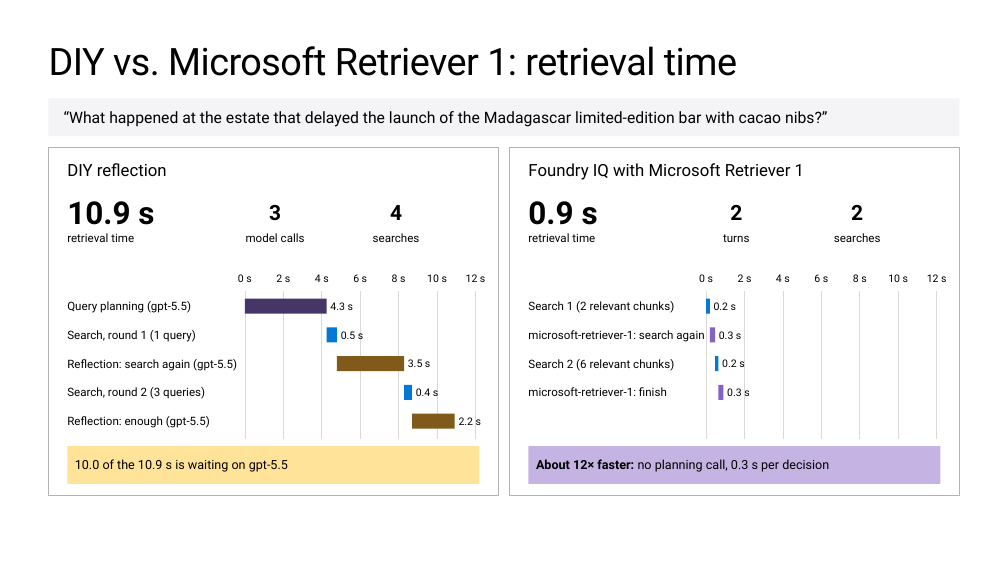
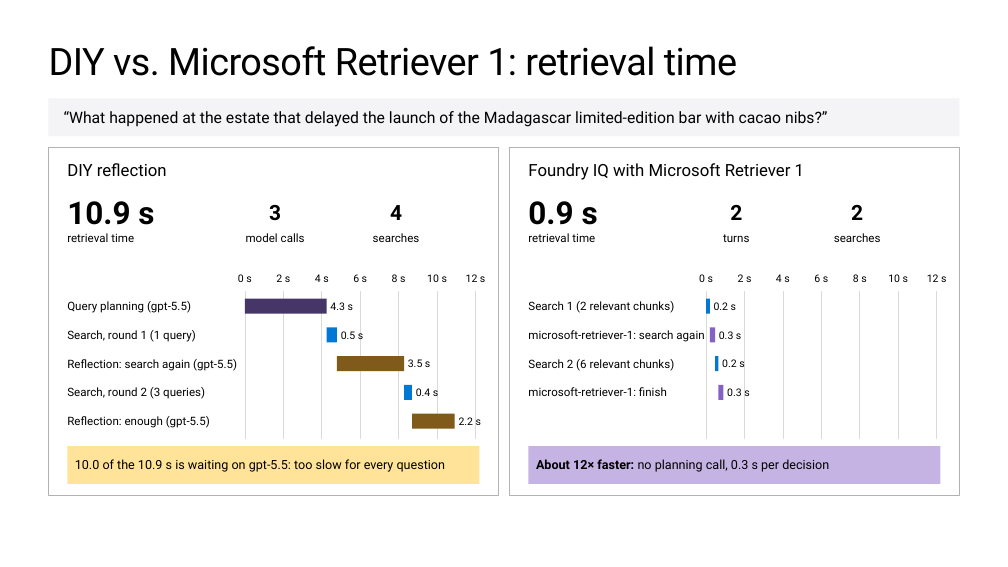
Before and after one commit to microsoft/ignite26-BRK300-building-agentic-retrieval-from-diy-to-foundry-iq, a slide deck: slide 29 of IgniteBRK300-WorkingDeck.pptx. Drawn at 1008x567 pixels with LibreOffice and Linux fonts; fonts in the diff are those of the drawing; background and template pictures are left out. Boxes give left, top, right and bottom in pixels: in the first picture for what was removed or moved away, otherwise in the second. Text is boxed around its words. In the diff, an @@ line names an element or a change of style, - is before the commit and + after.

```diff
--- a/IgniteBRK300-WorkingDeck.pptx
+++ b/IgniteBRK300-WorkingDeck.pptx
@@ text in rectangle at (75, 459, 446, 472): text changed @@
-10.0 of the 10.9 s is waiting on gpt-5.5
+10.0 of the 10.9 s is waiting on gpt-5.5: too slow for every question
```
Also in this commit, not shown: 3 other slides changed.
